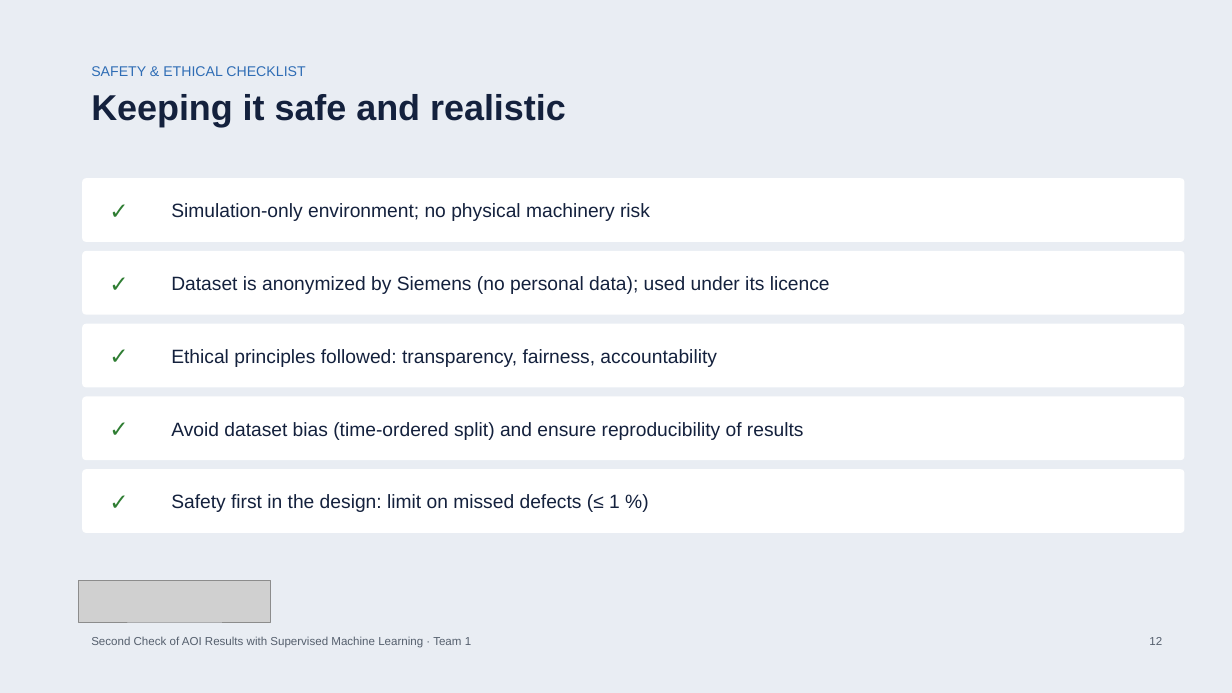
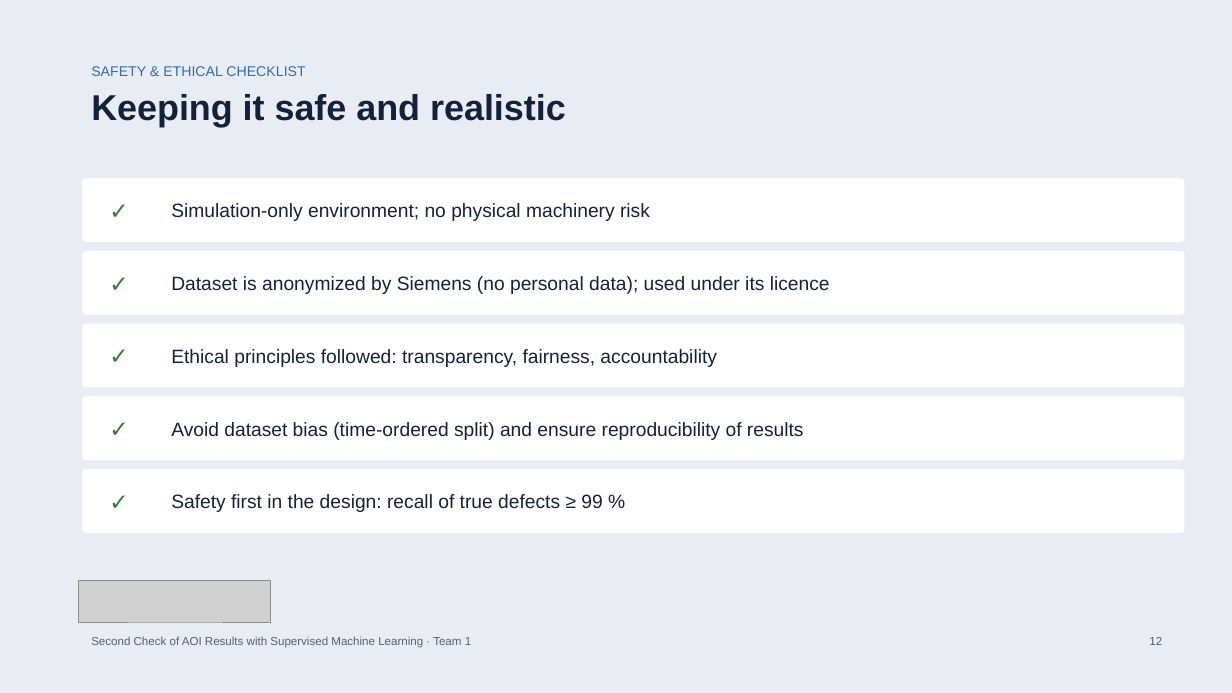
Before and after one commit to bodhi584/aoi-decision-gate, a slide deck: slide 12 of docs/slides_revised_topic.pptx. Drawn at 1232x693 pixels with LibreOffice and Linux fonts; fonts in the diff are those of the drawing; grey boxes stand for pictures. Boxes give left, top, right and bottom in pixels: in the first picture for what was removed or moved away, otherwise in the second. Text is boxed around its words. In the diff, an @@ line names an element or a change of style, - is before the commit and + after.

Commit message:
Precise scope and metrics: recall and specificity of the binary classification

```diff
--- a/docs/slides_revised_topic.pptx
+++ b/docs/slides_revised_topic.pptx
@@ text at [171, 494, 602, 512]: text changed @@
-Safety first in the design: limit on missed defects (≤ 1 %)
+Safety first in the design: recall of true defects ≥ 99 %
```
Also in this commit, not shown: 10 other slides changed, 7 other files.
